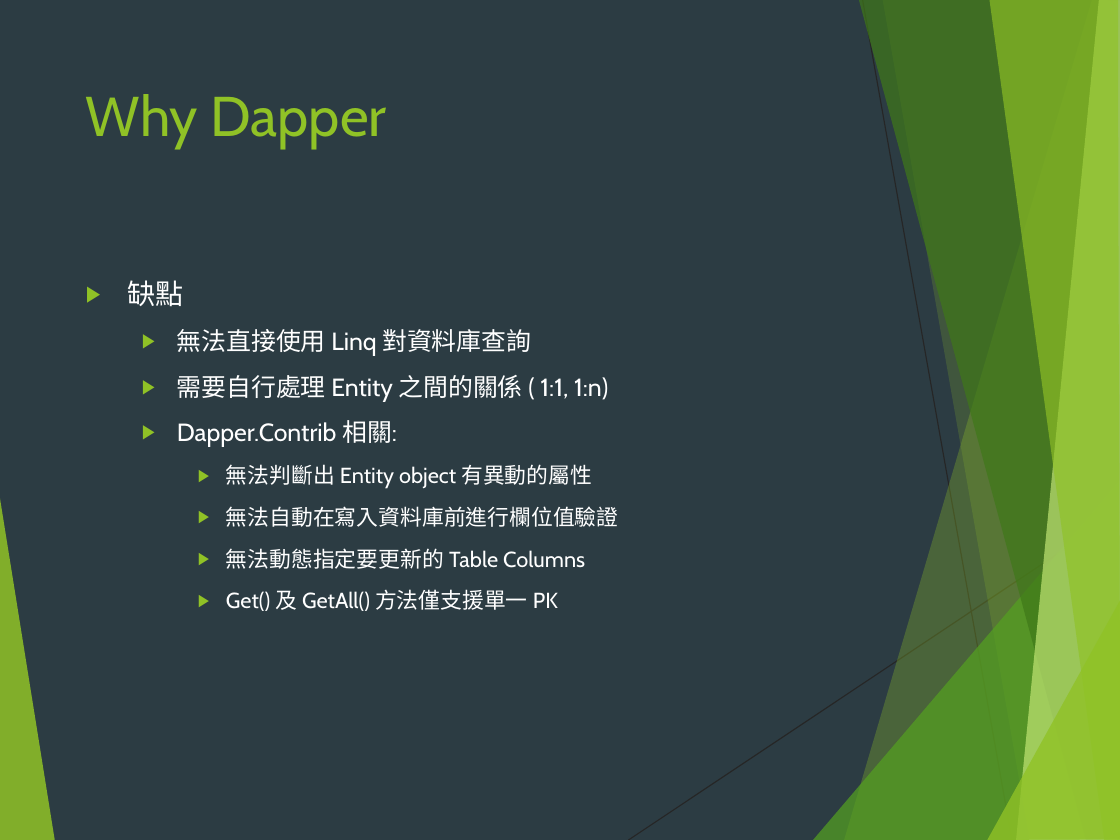
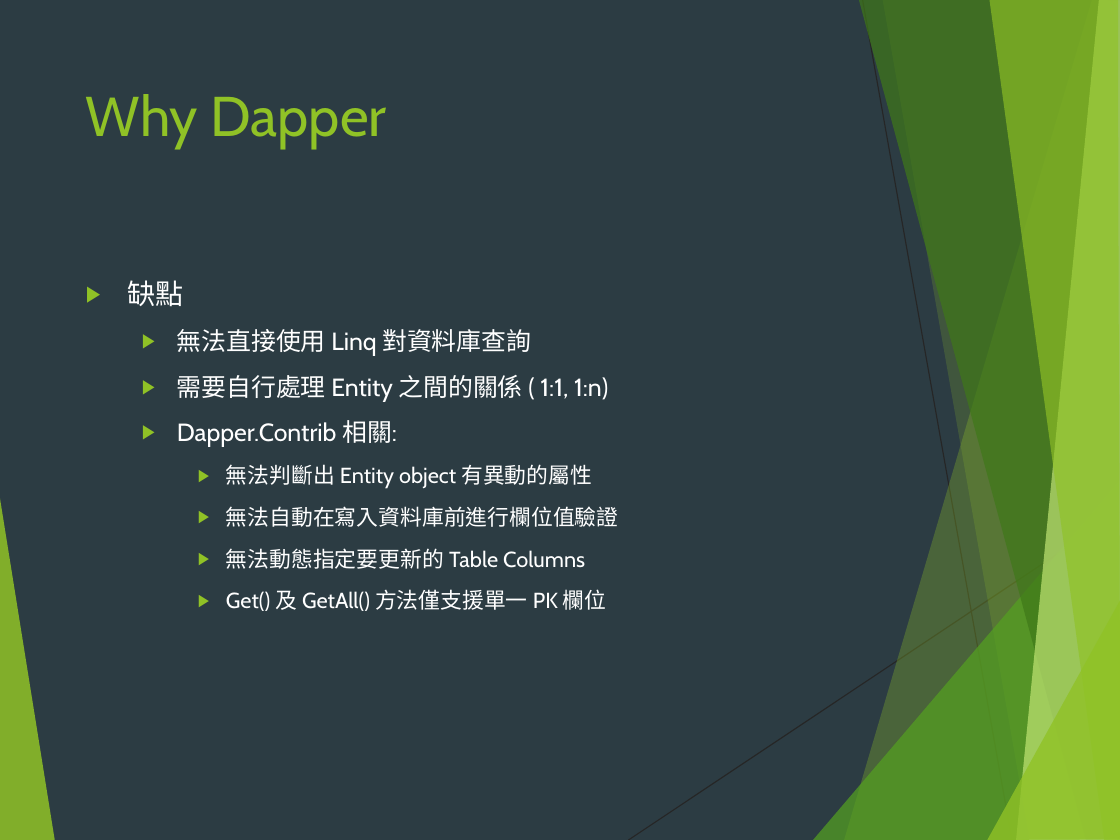
Before and after one commit to bagamoon/dapper-core, a slide deck: slide 7 of Dapper.pptx. Drawn at 1120x840 pixels with LibreOffice and Linux fonts; fonts in the diff are those of the drawing. Boxes give left, top, right and bottom in pixels: in the first picture for what was removed or moved away, otherwise in the second. Text is boxed around its words. In the diff, an @@ line names an element or a change of style, - is before the commit and + after.

```diff
--- a/Dapper.pptx
+++ b/Dapper.pptx
@@ text at <box>226,589,607,611</box>: text changed @@
-    ▶ Get() 及 GetAll() 方法僅支援單一 PK
+    ▶ Get() 及 GetAll() 方法僅支援單一 PK 欄位
```
Also in this commit, not shown: 2 other slides changed, 5 other files.
